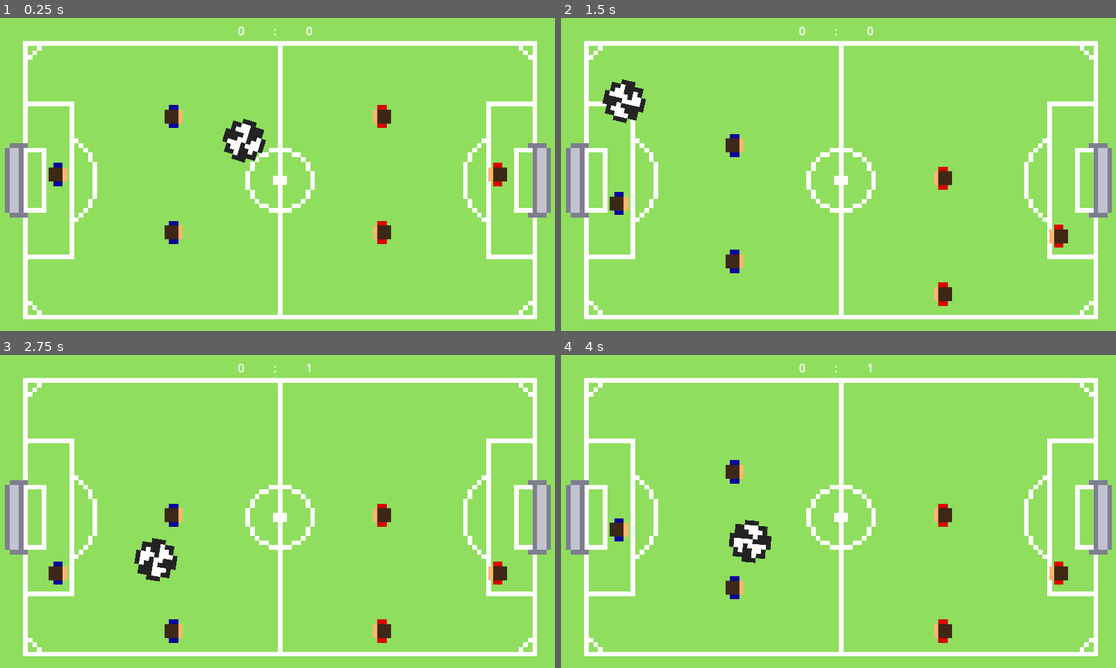
Above: before the commit, frames 1-4 (two rows, left to right).
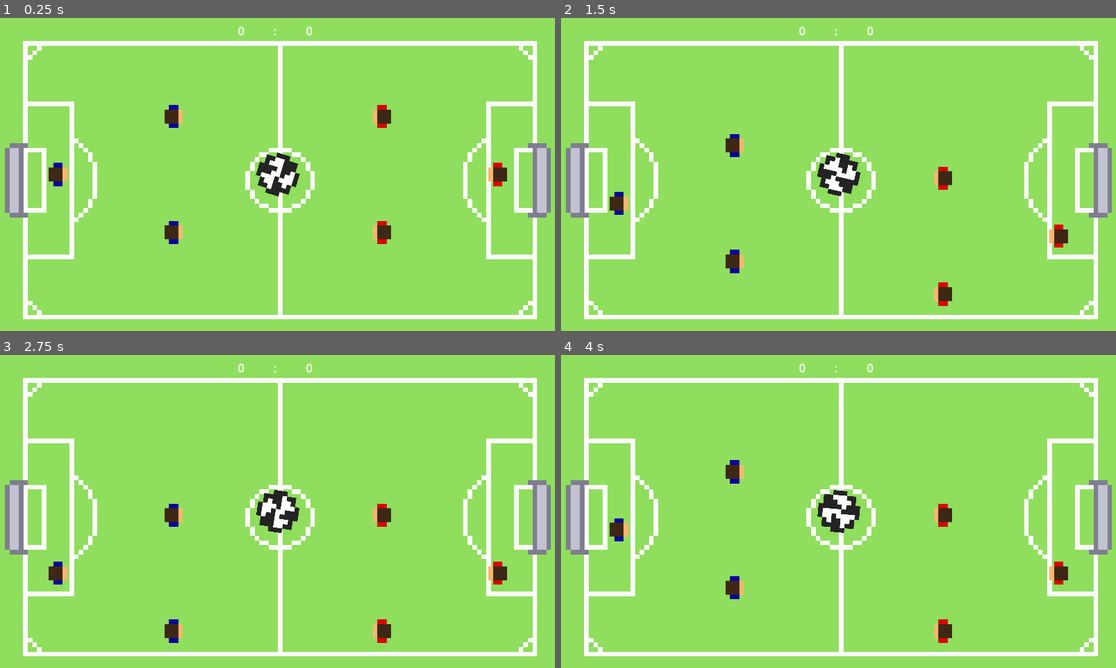
Above: after the commit, the same moments.

Repository: HephaistosForge/Boltzplatz
Game: Godot game, scene res://world.tscn
The game is run twice, just before and just after one commit, with the same random seed, the same clock (stepped at 60 frames per second) and the same inputs. The engine's default icon, where the game draws it, is replaced by a stand-in: a white triangle on a blue panel in a dark square.
Inputs:
- Up to frame 1 (0.25 s): no input
- Up to frame 2 (1.5 s): hold Down (down_player_right) 0.53-1.28 s; tap Space (space, bound only after the commit) at 0.6, 1.35 s; hold S (down_player_left) from 1.28 s (still down)
- Up to frame 3 (2.75 s): release S (down_player_left) at 2.03 s; hold Down (down_player_right) from 2.03 s (still down); tap Space (space, bound only after the commit) at 2.1 s
- Up to frame 4 (4 s): release Down (down_player_right) at 2.78 s; hold W (up_player_left) 2.78-3.53 s; tap Space (space, bound only after the commit) at 2.85, 3.6 s; hold S (down_player_left) from 3.53 s (still down)

The runs differ from the first frame. In frame 1, 1.4% of the frame differs, in the area x 40-55%, y 32-58%; in frame 2, 1.4%; in frame 3, 1.5%, in the area x 24-57%, y 2-73%; in frame 4, 1.5%.

Commit message:
Add ball reset

Diff:
--- /dev/null
+++ b/hotkey.gd
@@ -0,0 +1,8 @@
+extends Node
+
+
+func _process(_delta):
+	if Input.is_action_just_pressed("space"):
+		var ball = get_parent().get_node("Ball")
+
+		ball.set_to_position(get_viewport().get_visible_rect().get_center())
--- a/project.godot
+++ b/project.godot
@@ -43,3 +43,8 @@
 "events": [Object(InputEventKey,"resource_local_to_scene":false,"resource_name":"","device":-1,"window_id":0,"alt_press …(182 unchanged characters)…
 ]
 }
+space={
+"deadzone": 0.5,
+"events": [Object(InputEventKey,"resource_local_to_scene":false,"resource_name":"","device":-1,"window_id":0,"alt_pressed":false,"shift_pressed":false,"ctrl_pressed":false,"meta_pressed":false,"pressed":false,"keycode":0,"physical_keycode":32,"key_label":0,"unicode":32,"echo":false,"script":null)
+]
+}
--- a/scenes/ball/ball.gd
+++ b/scenes/ball/ball.gd
@@ -1,23 +1,51 @@
 extends RigidBody2D
 
 @export var _velocity = 500
-
-var rotation_offset = 0.02
+@export var timeout_after_reset: int = 2 # in seconds
 
 var right_down = Vector2(_velocity, _velocity)
 var right_up = Vector2(_velocity, -_velocity)
 var left_down = Vector2(-_velocity, _velocity)
 var left_up = Vector2(-_velocity, -_velocity)
 
-var rng
+var rotation_offset = 0.02
+
+var has_position_update: bool = false
+var is_waiting: bool = false
+
+var _new_position: Vector2
 
 
 func _ready():
-	rng = RandomNumberGenerator.new() # Todo: Choose starting vector randomly
+	# var rng = RandomNumberGenerator.new() # Todo?: Choose starting vector randomly
 
 	self.gravity_scale = 0 # Disable gravity
 
-	self.apply_impulse(left_up)
+	set_to_position(get_viewport().get_visible_rect().get_center()) # Initial position reset
+
 
 func _process(_delta):
 	$Sprite2D.rotation += rotation_offset
+
+
+func _integrate_forces(state):
+	if has_position_update:
+		has_position_update = false
+		state.transform.origin = _new_position
+		_start_moving_after_delay()
+
+
+func set_to_position(new_position: Vector2) -> void:
+	self.linear_velocity = Vector2.ZERO
+	self.angular_velocity = 0
+
+	_new_position = new_position
+	has_position_update = true
+
+
+func _start_moving_after_delay() -> void:
+	if not is_waiting:
+		is_waiting = true
+		await get_tree().create_timer(timeout_after_reset).timeout
+		self.apply_impulse(left_up)
+		is_waiting = false
--- a/world.tscn
+++ b/world.tscn
@@ -1,10 +1,11 @@
-[gd_scene load_steps=8 format=3 uid="uid://c2rd1wffcq53q"]
+[gd_scene load_steps=9 format=3 uid="uid://c2rd1wffcq53q"]
 
 [ext_resource type="PackedScene" uid="uid://cgros0gs401b0" path="res://scenes/ball/ball.tscn" id="1_yirbw"]
 [ext_resource type="PackedScene" uid="uid://cc4ft5f0g0mm2" path="res://scenes/score/score.tscn" id="3_arhoc"]
 [ext_resource type="PackedScene" uid="uid://bqttc2t515xwf" path="res://scenes/wall/wall.tscn" id="3_grdse"]
+[ext_resource type="Script" path="res://hotkey.gd" id="6_2jd8d"]
 [ext_resource type="PackedScene" uid="uid://cxm1fivt4iyj8" path="res://scenes/background/background.tscn" id="6_msyo4"]
-[ext_resource type="PackedScene" uid="uid://bwlgpfw2654jo" path="res://scenes/rods_with_figures/rod_with_two_figures.tscn" id="6_royt5"]
+[ext_resource type="PackedScene" uid="uid://q7wae6af5rl0" path="res://scenes/rods_with_figures/rod_with_two_figures.tscn" id="6_royt5"]
 [ext_resource type="PackedScene" uid="uid://cq3sbjobha5ku" path="res://scenes/rods_with_figures/rod_with_one_figure.tscn" id="7_0dwlg"]
 [ext_resource type="PackedScene" uid="uid://tlptqlhf13g2" path="res://scenes/goal/goal.tscn" id="7_a8vwf"]
 
@@ -77,3 +78,6 @@
 position = Vector2(1864, 560)
 rotation = 3.14159
 goal_position = 1
+
+[node name="Hotkey" type="Node" parent="."]
+script = ExtResource("6_2jd8d")
